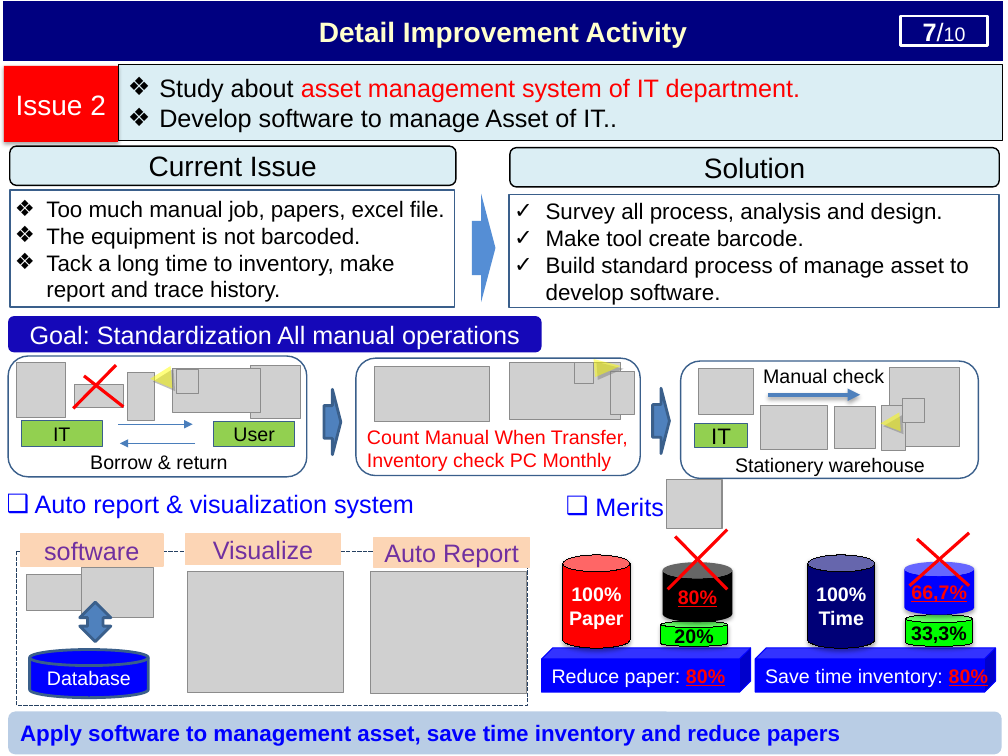
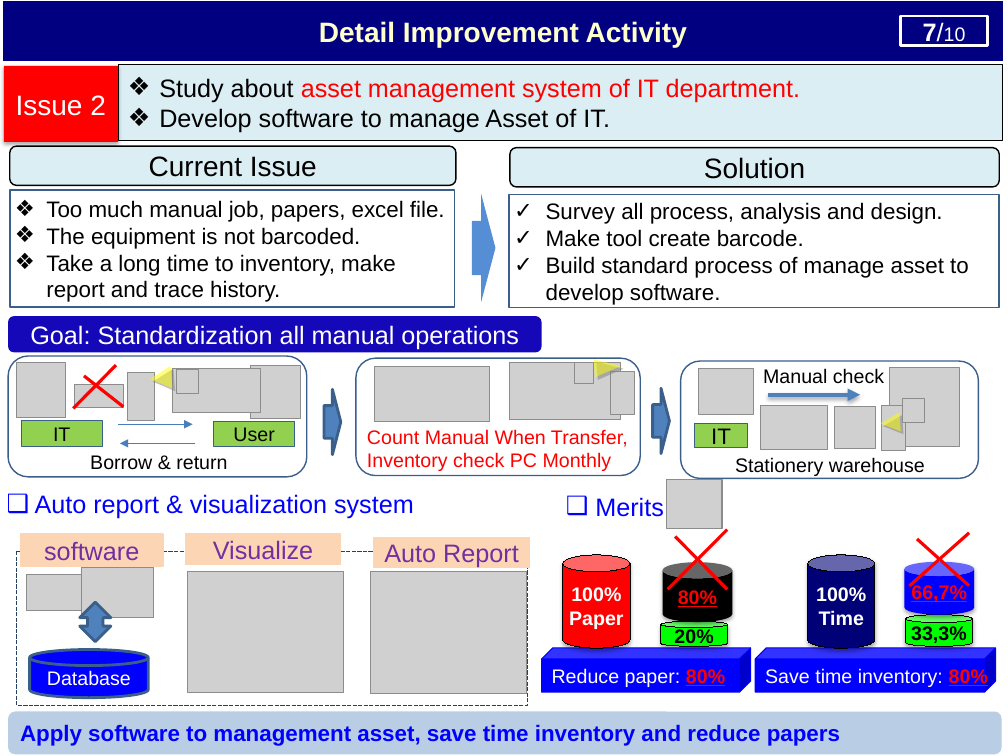
Before and after one commit to thietbicongnghevietnam/ReportPSNV, a slide deck: slide 8 of Report_test.pptx. Drawn at 1008x756 pixels with LibreOffice and Linux fonts; fonts in the diff are those of the drawing; grey boxes stand for pictures. Boxes give left, top, right and bottom in pixels: in the first picture for what was removed or moved away, otherwise in the second. Text is boxed around its words. In the diff, an @@ line names an element or a change of style, - is before the commit and + after.

```diff
--- a/Report_test.pptx
+++ b/Report_test.pptx
@@ text in rectangle at (159, 108, 610, 133): text changed @@
-❖ Develop software to manage Asset of IT..
+❖ Develop software to manage Asset of IT.
@@ text in rectangle at (46, 254, 396, 302): text changed @@
-❖ Tack a long time to inventory, make report and trace history.
+❖ Take a long time to inventory, make report and trace history.
@@ text in rounded rectangle at (30, 325, 519, 350): text changed @@
-Goal: Standardization All manual operations
+Goal: Standardization all manual operations
```
Also in this commit, not shown: 5 other slides changed, 1 other file.
